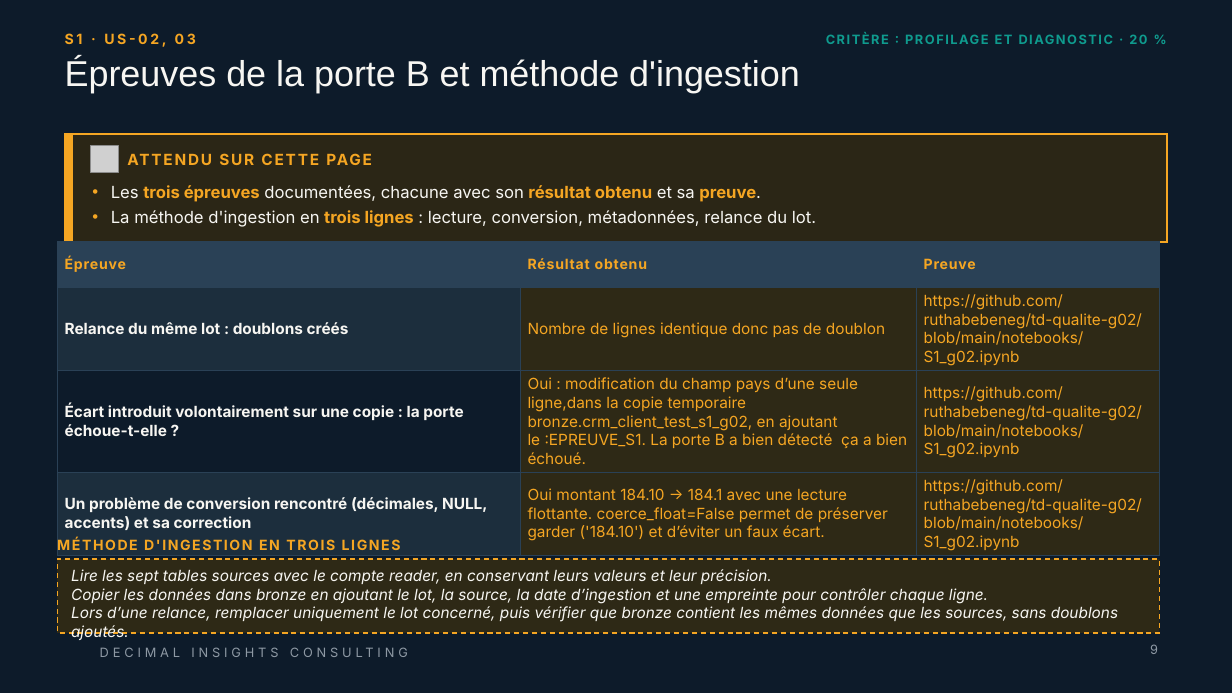
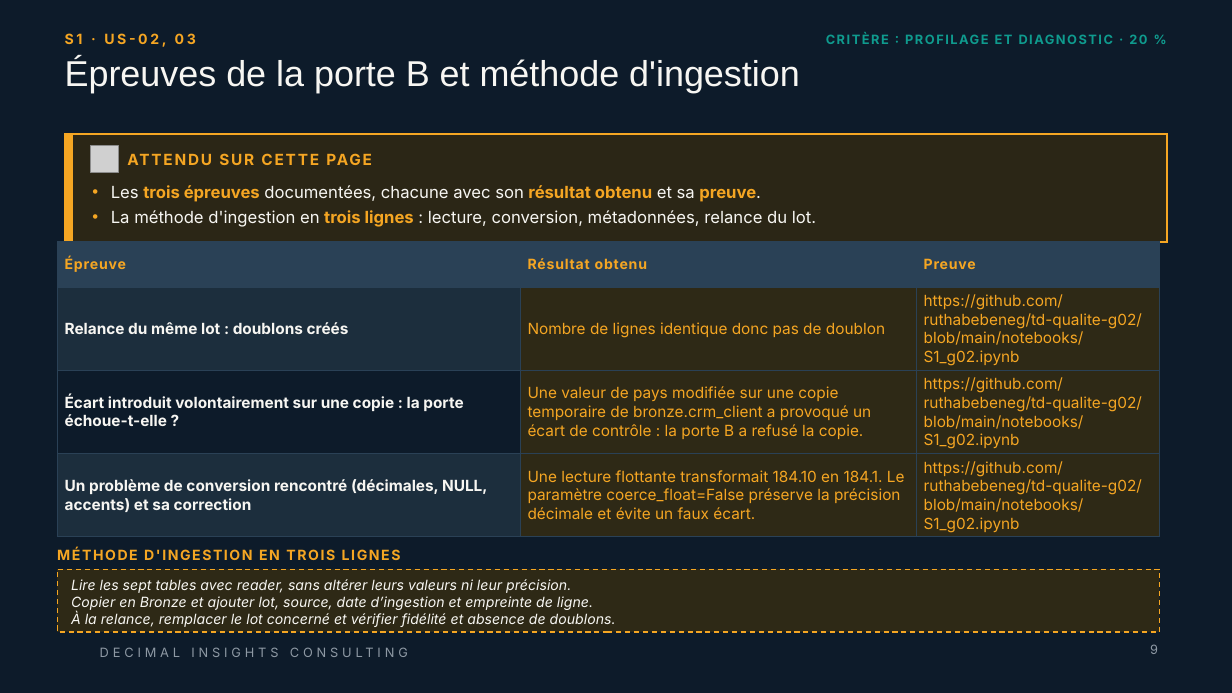
Before and after one commit to ruthabebeneg/td-qualite-g02, a slide deck: slide 9 of livrables/Livrable_Groupe_TD_AssurConnect.pptx. Drawn at 1232x693 pixels with LibreOffice and Linux fonts; fonts in the diff are those of the drawing; grey boxes stand for pictures; background and template pictures are left out. Boxes give left, top, right and bottom in pixels: in the first picture for what was removed or moved away, otherwise in the second. Text is boxed around its words. In the diff, an @@ line names an element or a change of style, - is before the commit and + after.

```diff
--- a/livrables/Livrable_Groupe_TD_AssurConnect.pptx
+++ b/livrables/Livrable_Groupe_TD_AssurConnect.pptx
@@ table at (x1=57, y1=242, x2=1160, y2=537) @@
-row 3, column 2: Oui : modification du champ pays d’une seule ligne,dans la copie temporaire bronze.crm_client_test_s1_g02, en ajoutant le :EPREUVE_S1. La porte B a bien détecté ça a bien échoué.
+row 3, column 2: Une valeur de pays modifiée sur une copie temporaire de bronze.crm_client a provoqué un écart de contrôle : la porte B a refusé la copie.
-row 4, column 2: Oui montant 184.10 -> 184.1 avec une lecture flottante. coerce_float=False permet de préserver garder ('184.10') et d’éviter un faux écart.
+row 4, column 2: Une lecture flottante transformait 184.10 en 184.1. Le paramètre coerce_float=False préserve la précision décimale et évite un faux écart.
@@ text "MÉTHODE D'INGESTION EN TROIS LIGNES" moved from (x1=57, y1=538, x2=401, y2=550) to (x1=57, y1=548, x2=401, y2=560) @@
@@ rectangle "Lire les sept tables avec ..." resized from (x1=57, y1=559, x2=1160, y2=633) to (x1=57, y1=569, x2=1160, y2=632) @@
@@ text in rectangle at (x1=71, y1=579, x2=616, y2=627): text changed; size 12 to 11 pt @@
-Lire les sept tables sources avec le compte reader, en conservant leurs valeurs et leur précision.
-Copier les données dans bronze en ajoutant le lot, la source, la date d’ingestion et une empreinte pour contrôler chaque ligne.
-Lors d’une relance, remplacer uniquement le lot concerné, puis vérifier que bronze contient les mêmes données que les sources, sans doublons ajoutés.
+Lire les sept tables avec reader, sans altérer leurs valeurs ni leur précision.
+Copier en Bronze et ajouter lot, source, date d’ingestion et empreinte de ligne.
+À la relance, remplacer le lot concerné et vérifier fidélité et absence de doublons.
```
Also in this commit, not shown: 4 other slides changed, 1 other file.
